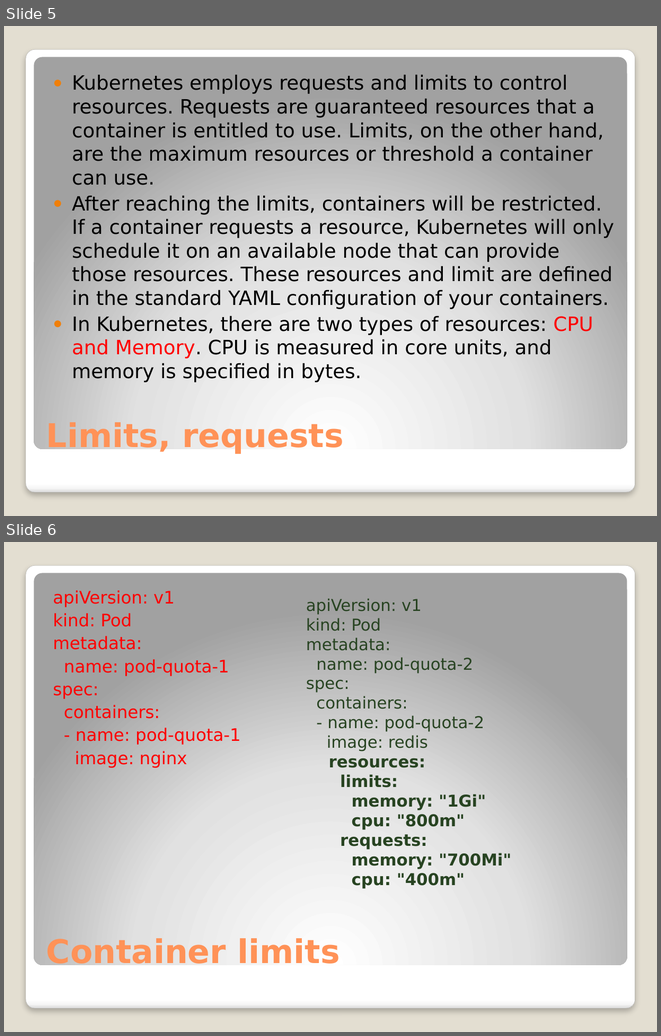
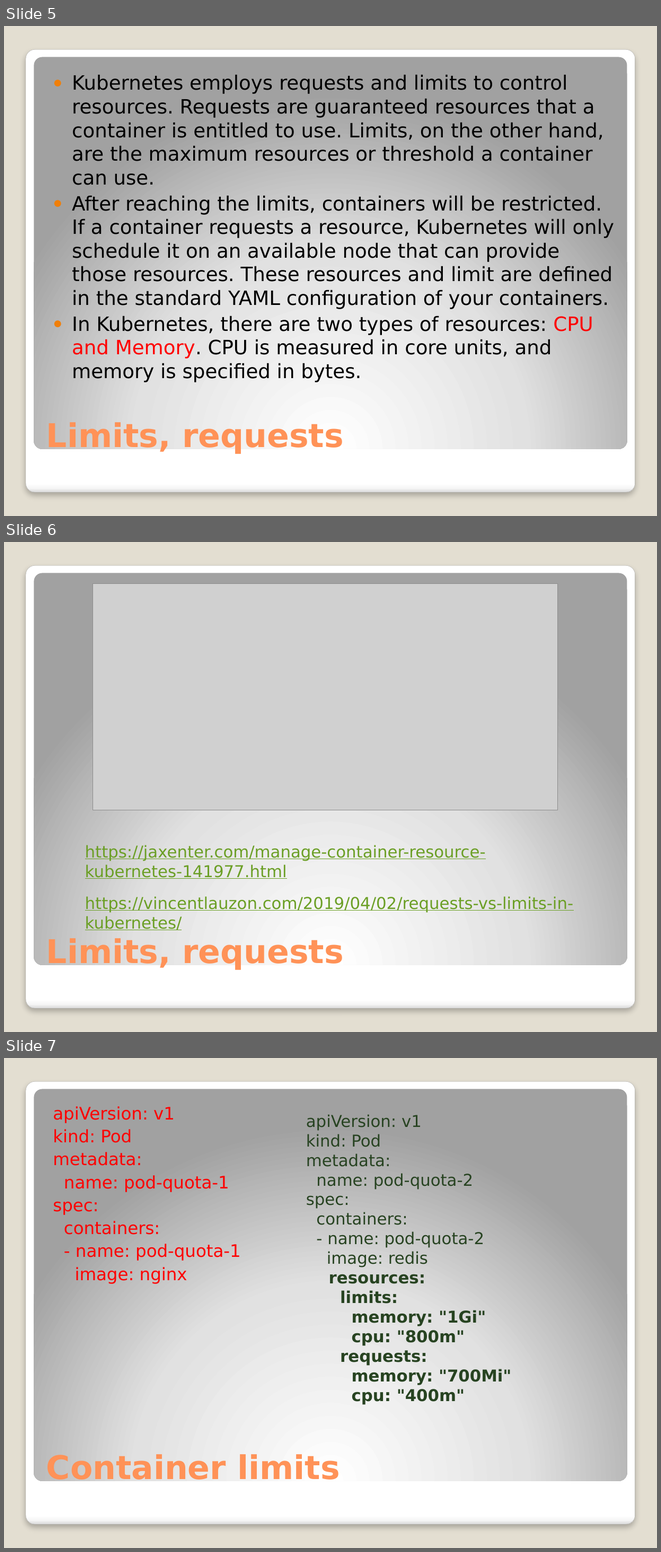
Before and after one commit to djkormo/k8s-AKS-primer, a slide deck: examples/atwar/presentation/Kubernetes at war on Azure.pptx. Shown one above the other, each under a label of ours: slides 5 and 6 before the commit, slides 5, 6 and 7 after it. The pictures are 661x1036 and 661x1552 pixels, drawn with LibreOffice and Linux fonts; fonts in the diff are those of the drawing; grey boxes stand for pictures. Boxes give left, top, right and bottom in pixels: in the first picture for what was removed or moved away, otherwise in the second. Text is boxed around its words. In the diff, an @@ line names an element or a change of style, - is before the commit and + after.

```diff
--- a/examples/atwar/presentation/Kubernetes at war on Azure.pptx
+++ b/examples/atwar/presentation/Kubernetes at war on Azure.pptx
@@ slide 6 added at (4,542,657,1032), background #E3DED1; not listed: 2 template elements that a slide beside it also shows @@
@@ picture added at (93,584,558,810) @@
@@ text added at (85,845,486,879), 18 pt, text #6B9F25, underline @@
+https://jaxenter.com/manage-container-resource-kubernetes-141977.html
@@ text added at (85,896,573,930), 18 pt, text #6B9F25, underline @@
+https://vincentlauzon.com/2019/04/02/requests-vs-limits-in-kubernetes/
@@ title added at (46,938,343,970), 36 pt, text #FF9258, bold @@
+Limits, requests
@@ what was slide 6 is now slide 7 @@
```
Also in this commit, not shown: 3 slides changed, 2 other slides added.
